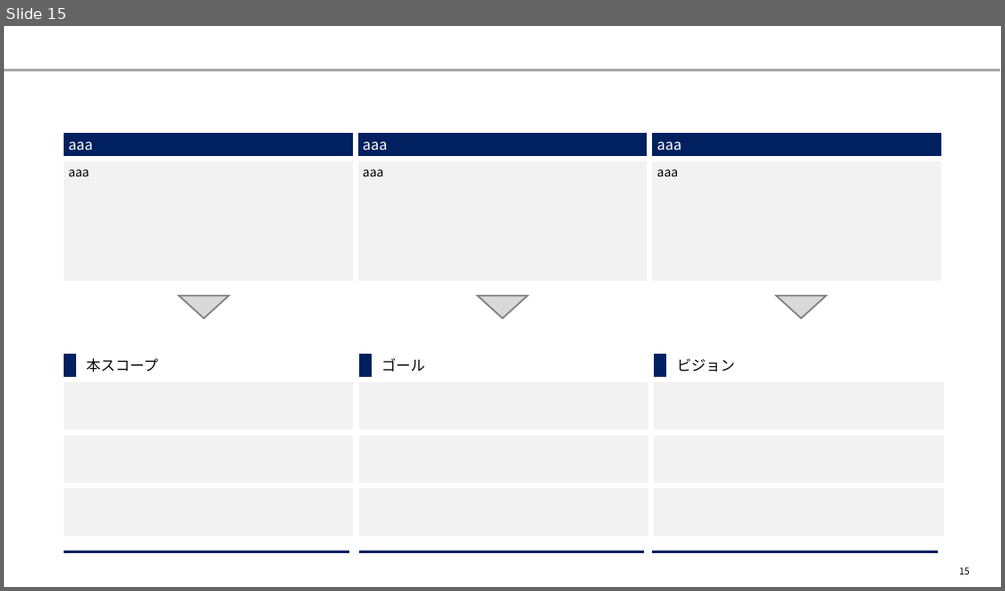
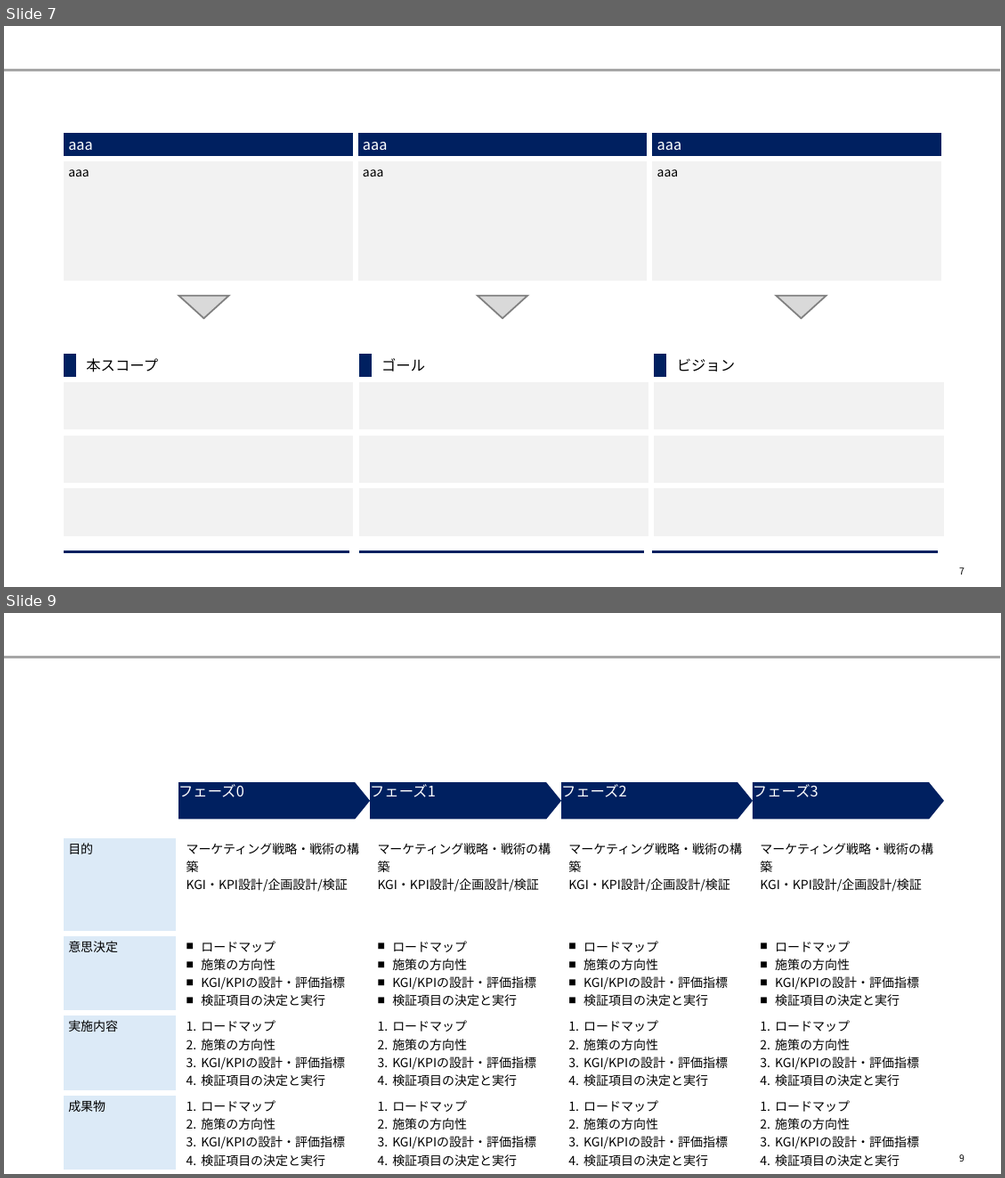
Before and after one commit to yuzucha16/dotfiles, a slide deck: office/Blank.potx. Shown one above the other, each under a label of ours: slide 15 before the commit, slides 7 and 9 after it; the slides between them are not shown. The pictures are 1005x591 and 1005x1178 pixels, drawn with LibreOffice and Linux fonts; fonts in the diff are those of the drawing. Boxes give left, top, right and bottom in pixels: in the first picture for what was removed or moved away, otherwise in the second. Text is boxed around its words. In the diff, an @@ line names an element or a change of style, - is before the commit and + after.

```diff
--- a/office/Blank.potx
+++ b/office/Blank.potx
@@ slide 9 added at (4,613,1001,1174), background #FFFFFF; not listed: 1 template element that a slide beside it also shows @@
@@ pentagon arrow added at (179,782,371,819), fill #002060, 14 pt, text #FFFFFF @@
+フェーズ0
@@ pentagon arrow added at (370,782,561,819), fill #002060, 14 pt, text #FFFFFF @@
+フェーズ1
@@ pentagon arrow added at (561,782,752,819), fill #002060, 14 pt, text #FFFFFF @@
+フェーズ2
@@ pentagon arrow added at (752,782,944,819), fill #002060, 14 pt, text #FFFFFF @@
+フェーズ3
@@ table added at (61,835,944,1169), 4 rows, 5 columns @@
+目的 | マーケティング戦略・戦術の構築 / KGI・KPI設計/企画設計/検証 | マーケティング戦略・戦術の構築 / KGI・KPI設計/企画設計/検証 | マーケティング戦略・戦術の構築 / KGI・KPI設計/企画設計/検証 | マーケティング戦略・戦術の構築 / KGI・KPI設計/企画設計/検証
+意思決定 | ロードマップ / 施策の方向性 / KGI/KPIの設計・評価指標 / 検証項目の決定と実行 | ロードマップ / 施策の方向性 / KGI/KPIの設計・評価指標 / 検証項目の決定と実行 | ロードマップ / 施策の方向性 / KGI/KPIの設計・評価指標 / 検証項目の決定と実行 | ロードマップ / 施策の方向性 / KGI/KPIの設計・評価指標 / 検証項目の決定と実行
+実施内容 | ロードマップ / 施策の方向性 / KGI/KPIの設計・評価指標 / 検証項目の決定と実行 | ロードマップ / 施策の方向性 / KGI/KPIの設計・評価指標 / 検証項目の決定と実行 | ロードマップ / 施策の方向性 / KGI/KPIの設計・評価指標 / 検証項目の決定と実行 | ロードマップ / 施策の方向性 / KGI/KPIの設計・評価指標 / 検証項目の決定と実行
+成果物 | ロードマップ / 施策の方向性 / KGI/KPIの設計・評価指標 / 検証項目の決定と実行 | ロードマップ / 施策の方向性 / KGI/KPIの設計・評価指標 / 検証項目の決定と実行 | ロードマップ / 施策の方向性 / KGI/KPIの設計・評価指標 / 検証項目の決定と実行 | ロードマップ / 施策の方向性 / KGI/KPIの設計・評価指標 / 検証項目の決定と実行
@@ page number added at (959,1154,964,1161), 9 pt, text #000000 @@
+9
@@ what was slide 15 is now slide 7 @@
@@ page number at (959,567,964,574): text changed @@
-15
+7
```
Also in this commit, not shown: 3 slides changed, 4 other slides added.
